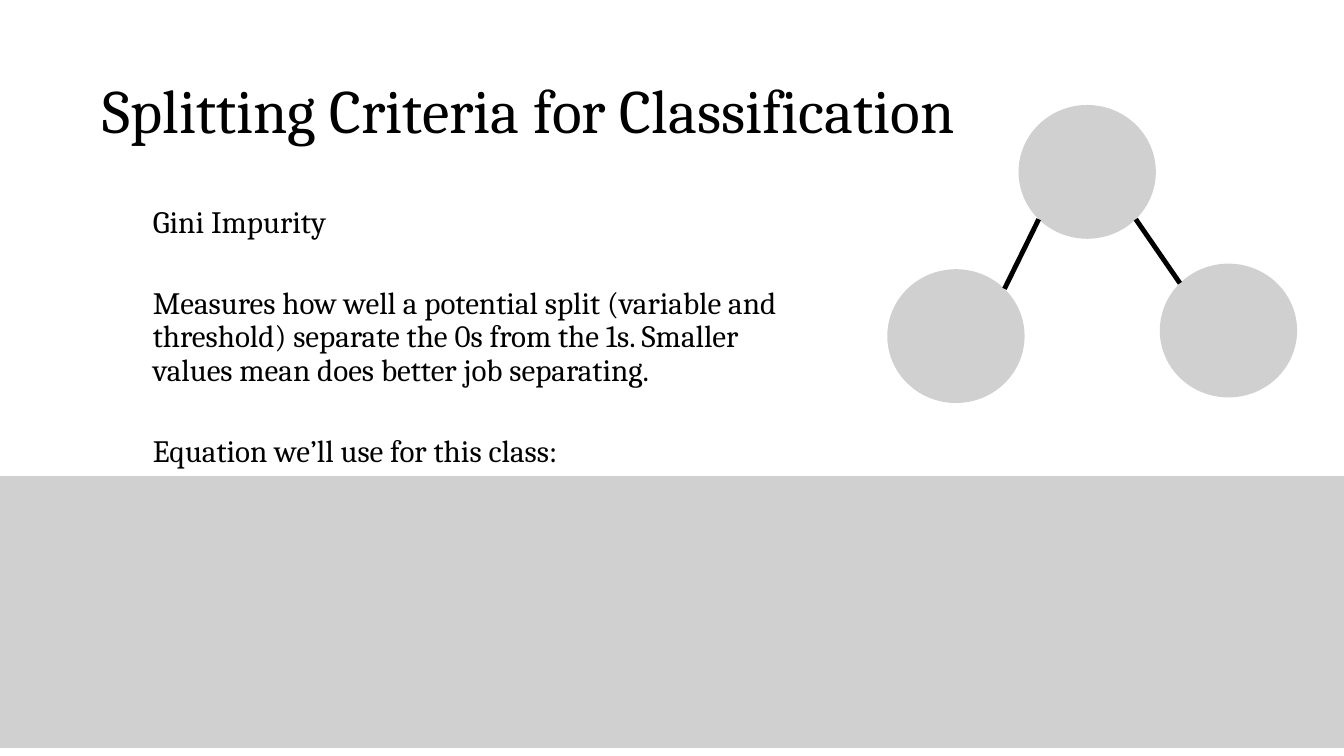
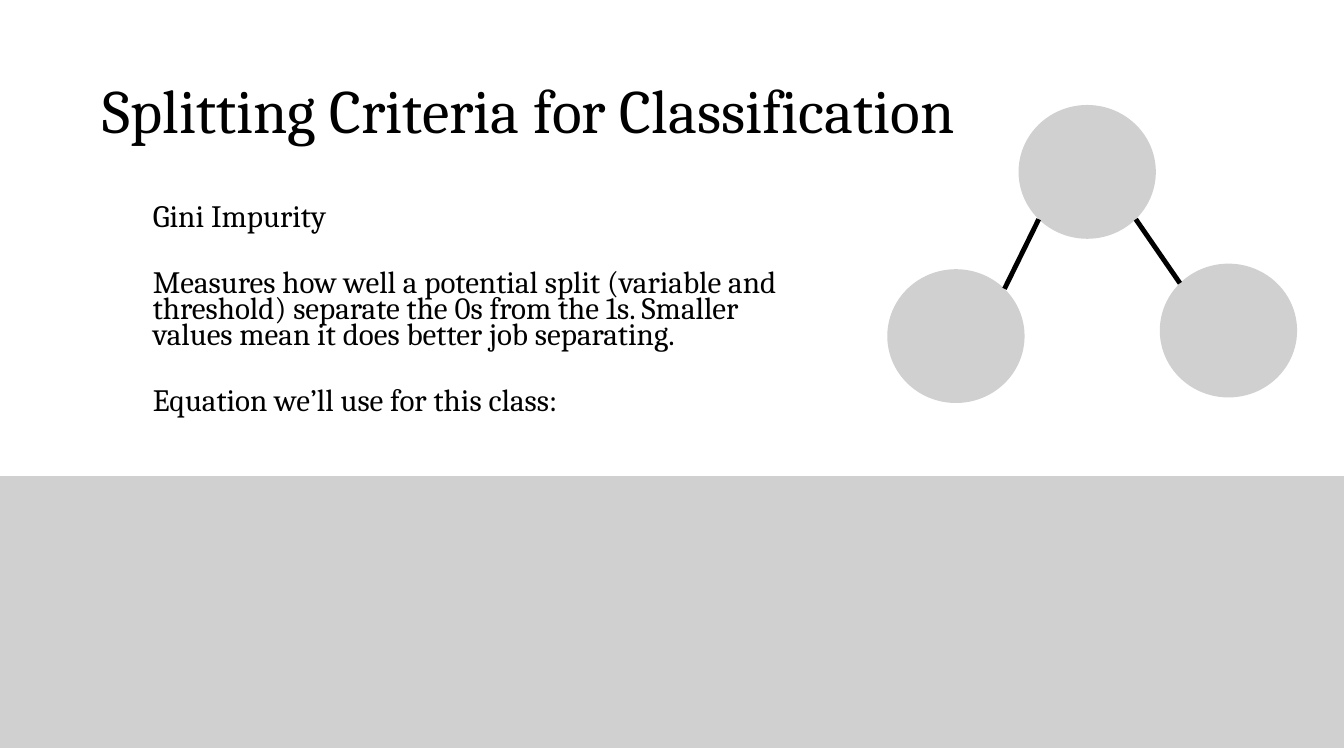
Before and after one commit to zjelveh/zjelveh.github.io, a slide deck: slide 2 of files/inst414_spring2026/lectures/lecture_8c_splitting_criteria.pptx. Drawn at 1344x756 pixels with LibreOffice and Linux fonts; fonts in the diff are those of the drawing; grey boxes stand for pictures. Boxes give left, top, right and bottom in pixels: in the first picture for what was removed or moved away, otherwise in the second. Text is boxed around its words. In the diff, an @@ line names an element or a change of style, - is before the commit and + after.

```diff
--- a/files/inst414_spring2026/lectures/lecture_8c_splitting_criteria.pptx
+++ b/files/inst414_spring2026/lectures/lecture_8c_splitting_criteria.pptx
@@ text at [153, 206, 558, 418]: line spacing 0.9 to 0.7 @@
@@ text at [153, 271, 776, 352]: text changed @@
-  Measures how well a potential split (variable and threshold) separate the 0s from the 1s. Smaller values mean does better job separating.
+  Measures how well a potential split (variable and threshold) separate the 0s from the 1s. Smaller values mean it does better job separating.
```
Also in this commit, not shown: 1 other file.
